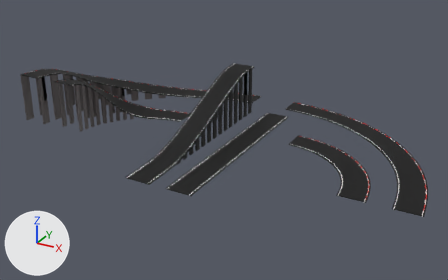
Renders of the FBX model Assets/road/Track.fbx from each side of a commit.
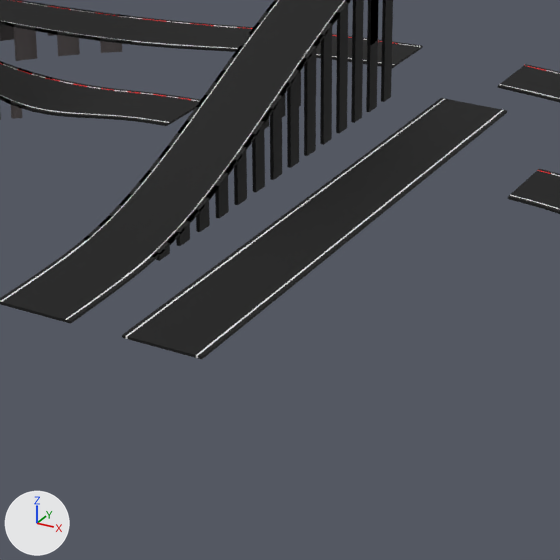
There are two pictures of each version: one whole from a 50 mm camera at (51.6, -88.2, 51.5) aimed at (-3.9, 12.7, 1.1), one close up on the part from 28% to 68% of the width and 29% to 93% of the height. The axes (+X, +Y, +Z) are drawn at lower left. The lights are the same throughout. Where no turn or scale is listed for an object, it has been applied to the vertices.

Names of what the first close-up shows: 'NarrowCurve', 'NarrowCurveHill', 'Straight', 'StraightHill', 'WideCurve', 'WideCurveHill'.
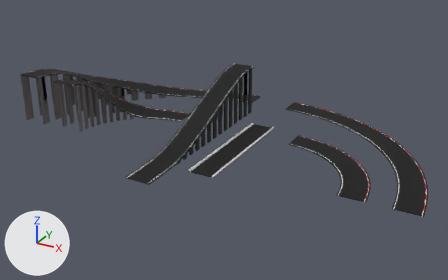
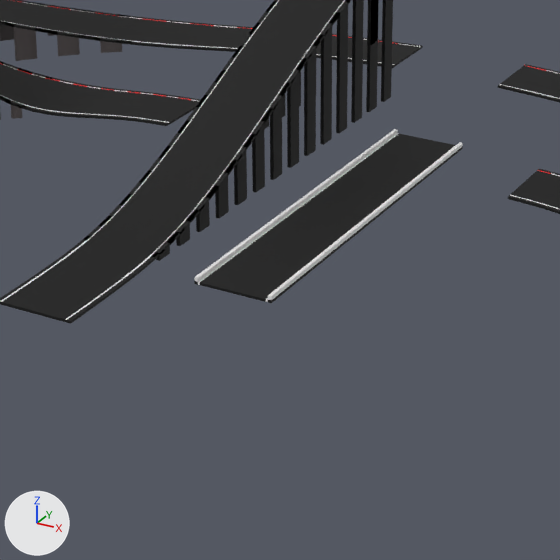
Diff of the bpy script that builds the scene:
```diff
--- a/Assets/road/Track.fbx.py
+++ b/Assets/road/Track.fbx.py
@@ me_cube_003 @@
+me_cube_003.from_pydata(...)  # a box spanning x -1.0..1.0, y -1.0..1.0, z -1.0..1.0
@@ ob_straight @@
 ob_straight.location = (-0.13, 10.22, 1.11)
-ob_straight.scale = (5.12, 20.5, 0.853)
+ob_straight.scale = (5.12, 13.0, 0.853)
@@ ob_cube_001 @@
+ob_cube_001 = bpy.data.objects.new('Cube.001', me_cube_003)
+ob_cube_001.location = (2.31, 10.23, 1.19)
+ob_cube_001.rotation_euler = (0.0, 0.0, 3.142)  # degrees (0, 0, 180)
+ob_cube_001.scale = (-0.117, -13.0, -0.179)
@@ ob_cube @@
+ob_cube = bpy.data.objects.new('Cube', me_cube_003.copy())
+ob_cube.location = (-2.56, 10.23, 1.19)
+ob_cube.rotation_euler = (0.0, 0.0, 3.142)  # degrees (0, 0, 180)
+ob_cube.scale = (-0.117, -13.0, -0.179)
```

Boxes (x1, y1, x2, y2) around the edits, measured in the close-ups (560 x 560 px):
'Straight', rescaled (30% narrower, 35% shorter)
    before: (122, 98, 507, 359)
    after: (194, 133, 463, 303)
'Cube.001', added
    after: (268, 142, 463, 300)
'Cube', added
    after: (195, 129, 398, 282)
